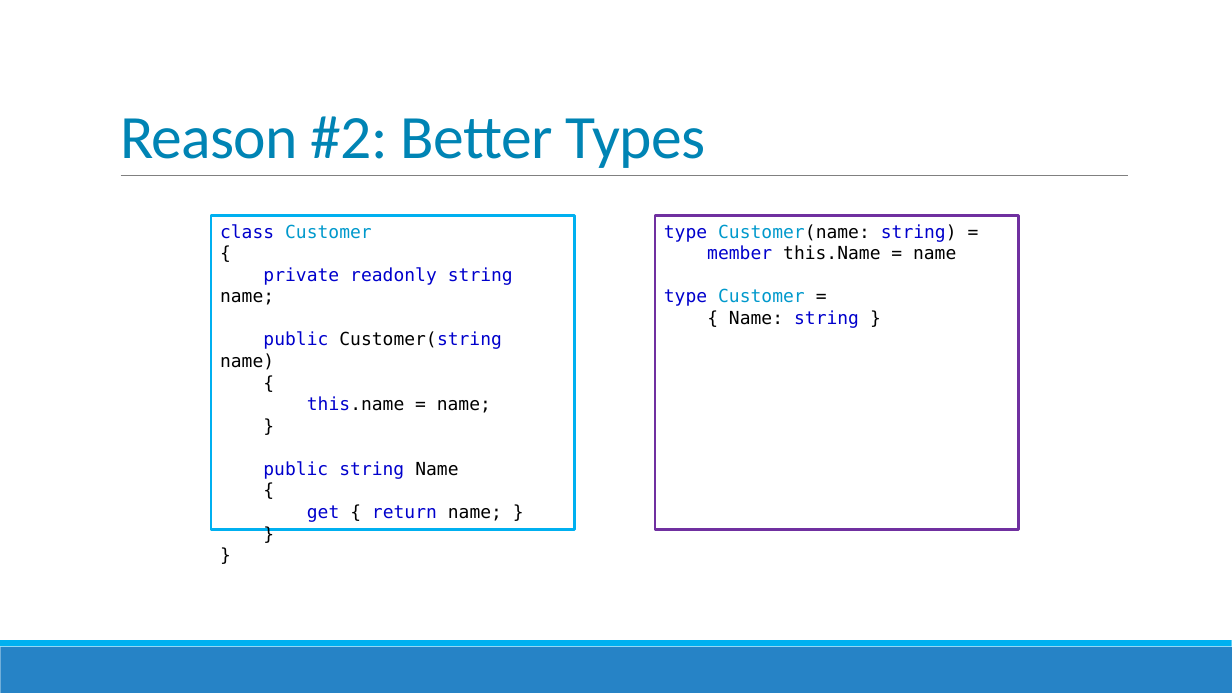
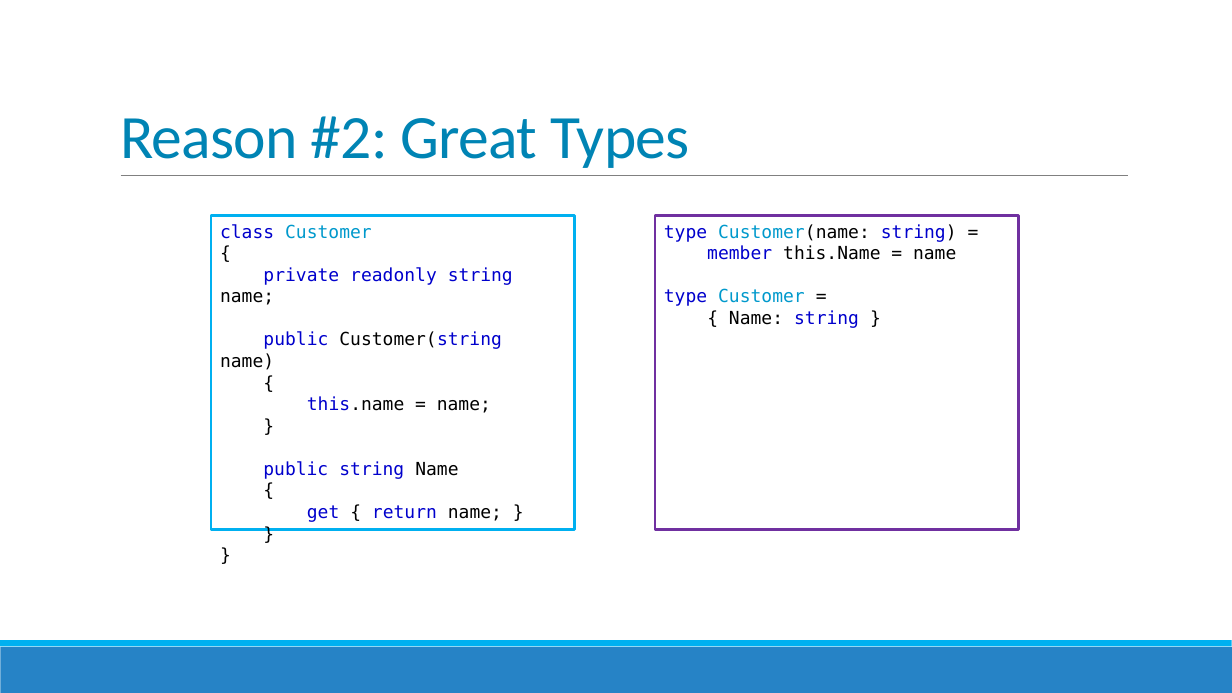
Before and after one commit to jorgef/fivereasons, a slide deck: slide 12 of FiveReasons.pptx. Drawn at 1232x693 pixels with LibreOffice and Linux fonts; fonts in the diff are those of the drawing. Boxes give left, top, right and bottom in pixels: in the first picture for what was removed or moved away, otherwise in the second. Text is boxed around its words. In the diff, an @@ line names an element or a change of style, - is before the commit and + after.

```diff
--- a/FiveReasons.pptx
+++ b/FiveReasons.pptx
@@ title at (120,116,690,168): text changed @@
-Reason #2: Better Types
+Reason #2: Great Types
```
Also in this commit, not shown: 13 other slides changed, 2 slides added, 3 other files.
